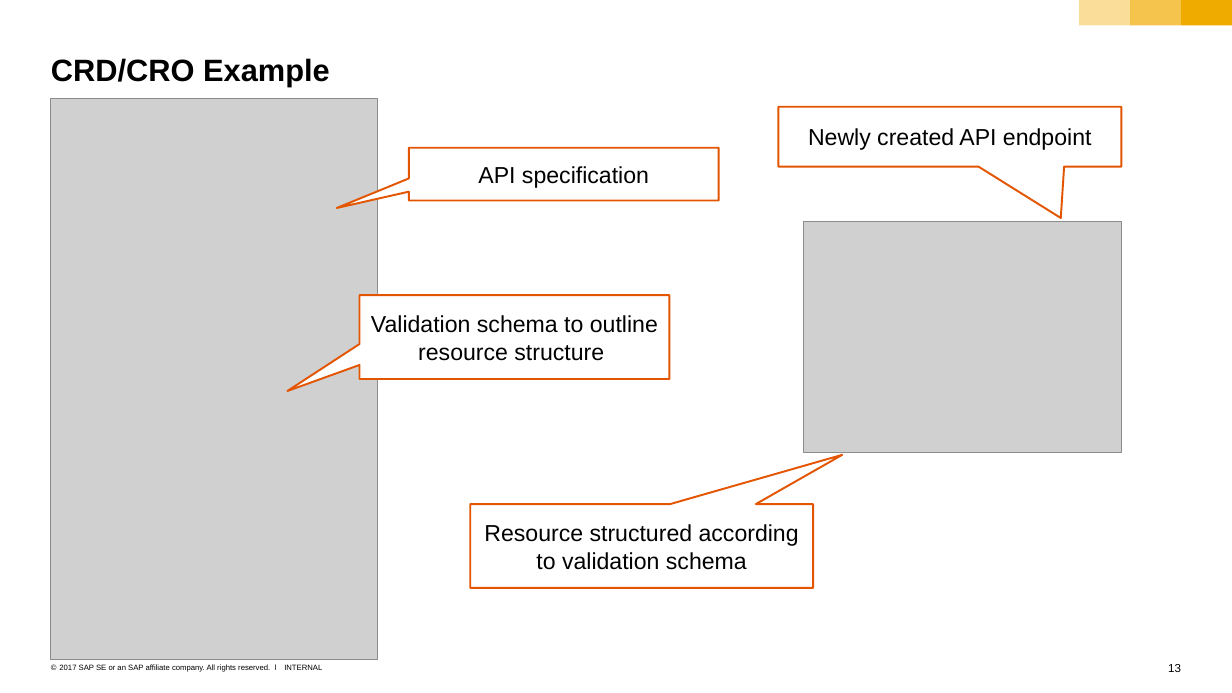
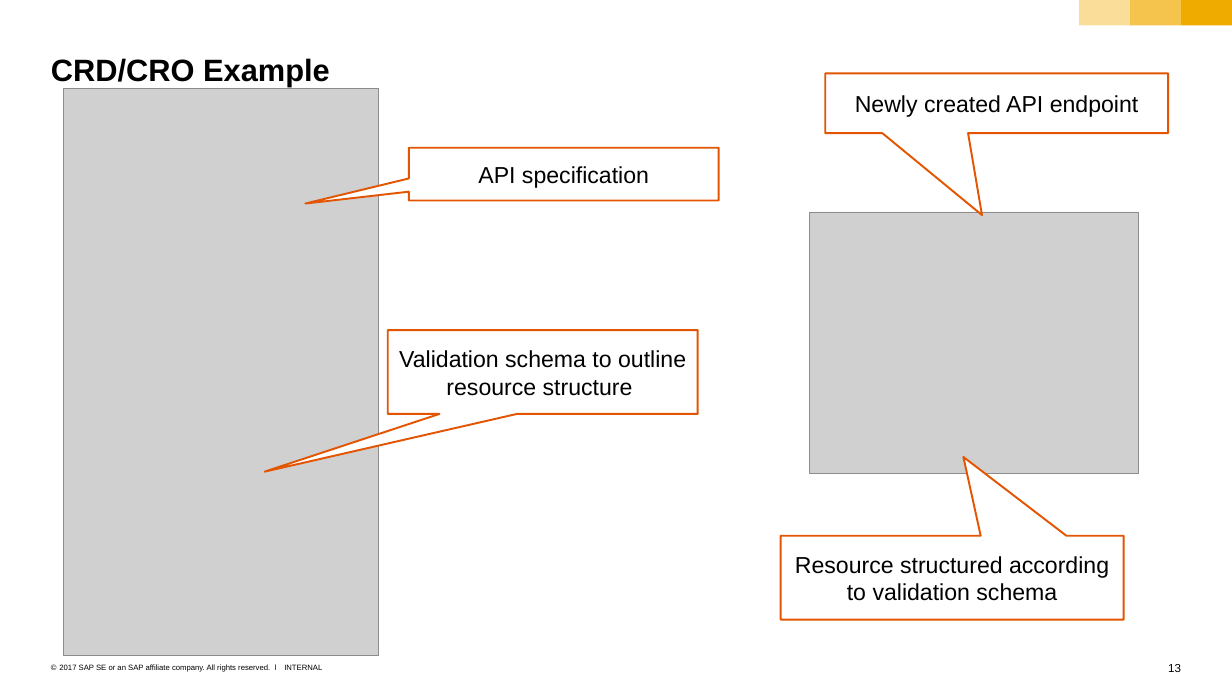
Before and after one commit to sriramrokkam/k8s-training, a slide deck: slide 13 of kubernetes/11_3_morePods_Sheduling.pptx. Drawn at 1232x693 pixels with LibreOffice and Linux fonts; fonts in the diff are those of the drawing; grey boxes stand for pictures. Boxes give left, top, right and bottom in pixels: in the first picture for what was removed or moved away, otherwise in the second. Text is boxed around its words. In the diff, an @@ line names an element or a change of style, - is before the commit and + after.

```diff
--- a/kubernetes/11_3_morePods_Sheduling.pptx
+++ b/kubernetes/11_3_morePods_Sheduling.pptx
@@ picture: place and size @@
-picture at (51,98,378,659)
+picture at (64,89,379,656)
@@ speech box "Newly created API endpoint": place and size @@
-speech box "Newly created API endpoint" at (779,107,1121,167)
+speech box "Newly created API endpoint" at (825,73,1167,133)
@@ picture: place and size @@
-picture at (803,222,1121,452)
+picture at (809,211,1138,474)
@@ speech box "Validation schema to outline resource ...": place and size @@
-speech box "Validation schema to outline resource ..." at (359,295,669,379)
+speech box "Validation schema to outline resource ..." at (388,330,697,414)
@@ proportions changed in 3 elements at (388,330,697,414), (825,73,1167,133), (780,536,1123,620) @@
@@ speech box "Resource structured according to validation ...": place and size @@
-speech box "Resource structured according to validation ..." at (470,504,813,588)
+speech box "Resource structured according to validation ..." at (780,536,1123,620)
```
Also in this commit, not shown: 1 other file.
